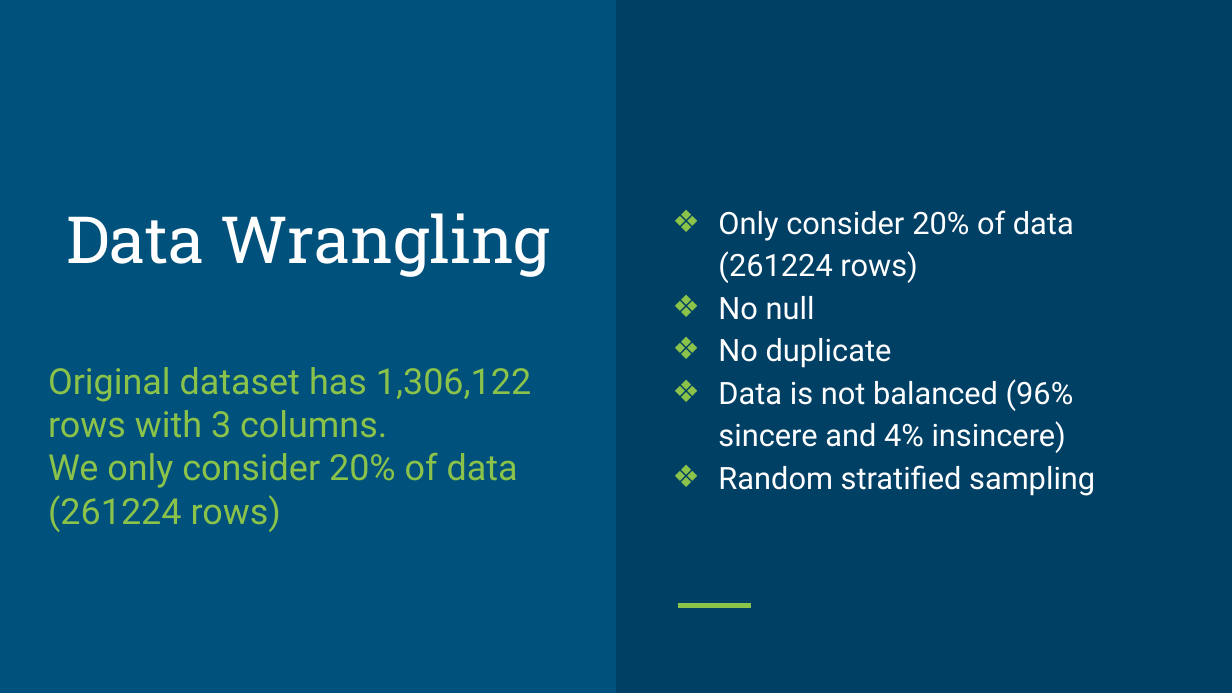
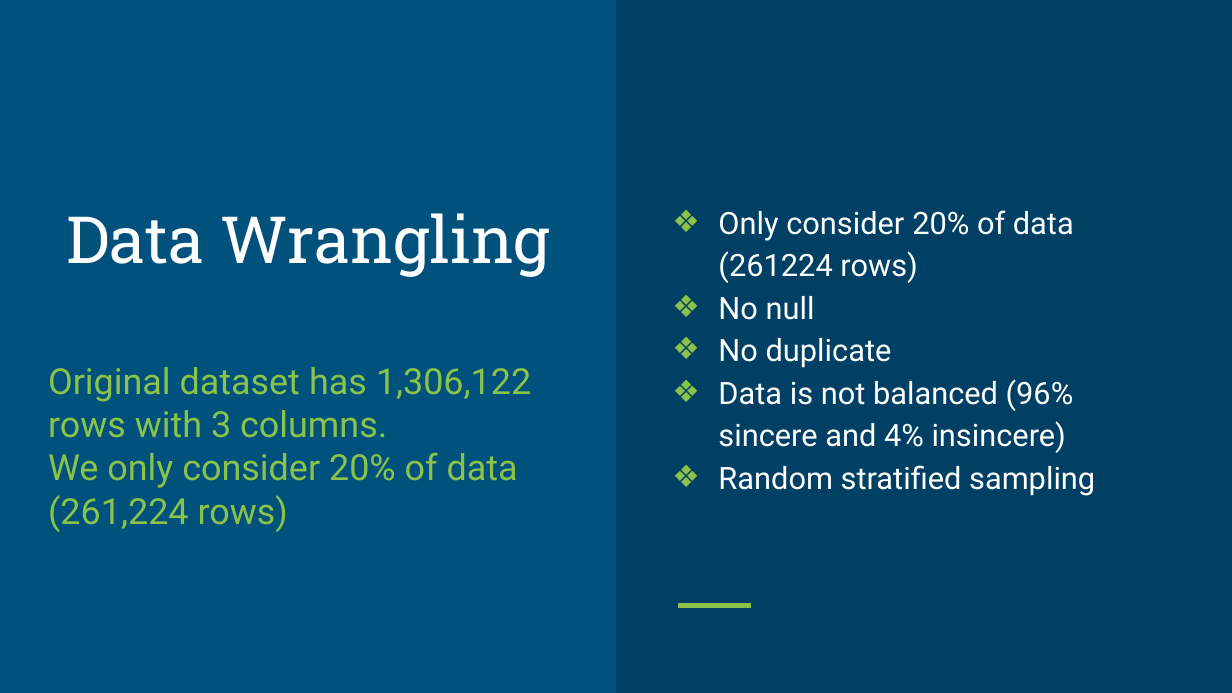
Before and after one commit to shiranimehr/Capstone-two, a slide deck: slide 5 of insincere_questions_classification/reports/Presentation.pptx. Drawn at 1232x693 pixels with LibreOffice and Linux fonts; fonts in the diff are those of the drawing. Boxes give left, top, right and bottom in pixels: in the first picture for what was removed or moved away, otherwise in the second. Text is boxed around its words. In the diff, an @@ line names an element or a change of style, - is before the commit and + after.

```diff
--- a/insincere_questions_classification/reports/Presentation.pptx
+++ b/insincere_questions_classification/reports/Presentation.pptx
@@ subtitle at (48, 452, 518, 532): text changed @@
-We only consider 20% of data (261224 rows)
+We only consider 20% of data (261,224 rows)
```
Also in this commit, not shown: 6 other slides changed, 2 slides added.
